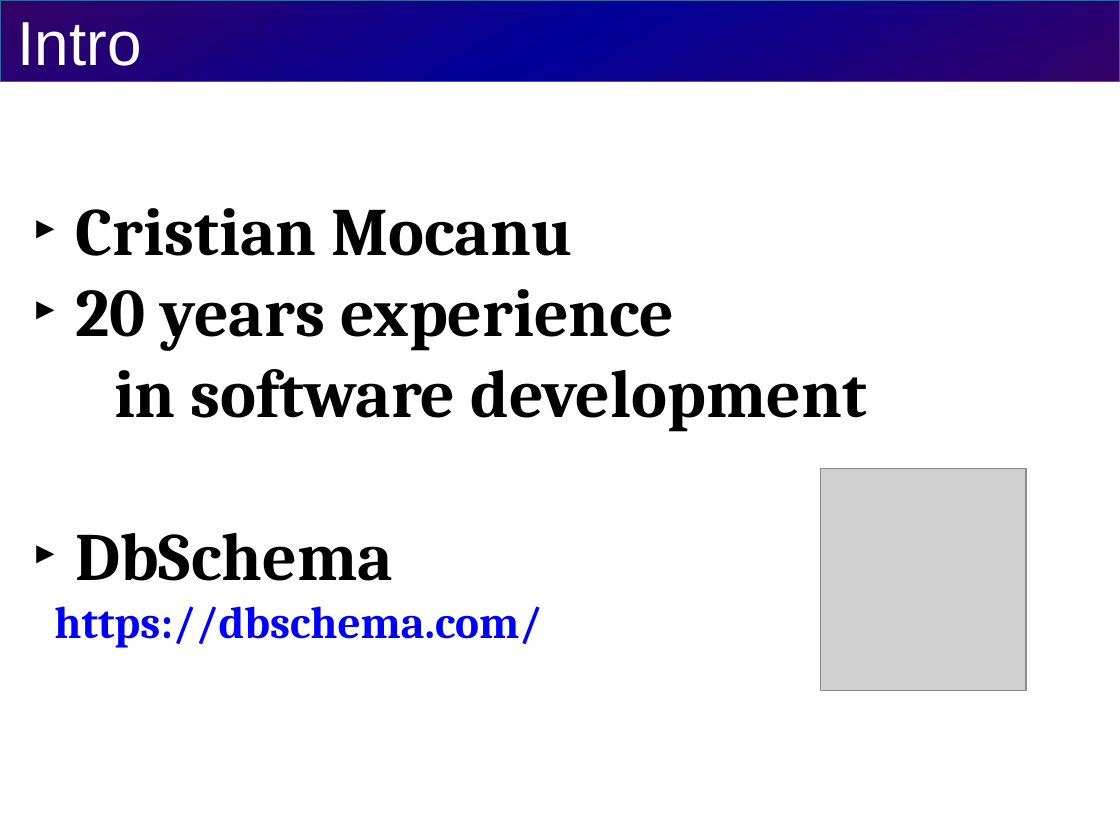
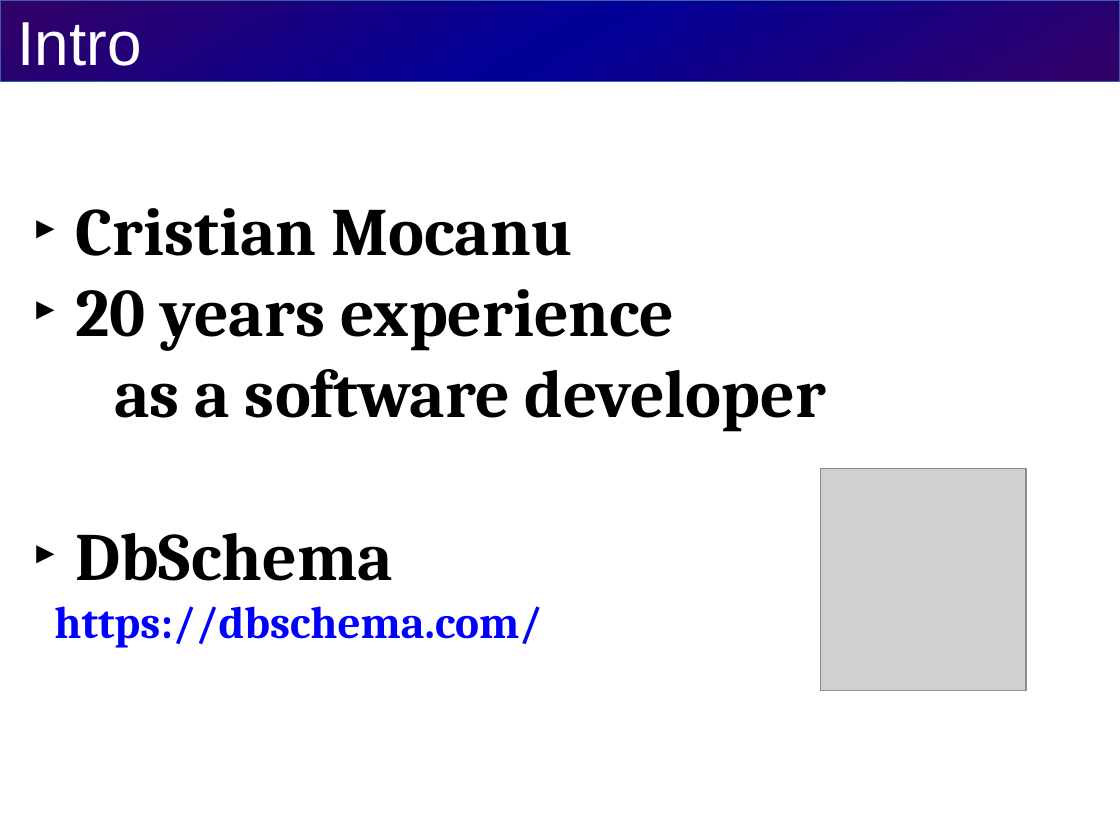
Before and after one commit to cvmocanu/clean-tests-presentation, a slide deck: slide 2 of src/presentation/clean-tests-presentation.odp. Drawn at 1120x840 pixels with LibreOffice and Linux fonts; fonts in the diff are those of the drawing; grey boxes stand for pictures. Boxes give left, top, right and bottom in pixels: in the first picture for what was removed or moved away, otherwise in the second. Text is boxed around its words. In the diff, an @@ line names an element or a change of style, - is before the commit and + after.

```diff
--- a/src/presentation/clean-tests-presentation.odp
+++ b/src/presentation/clean-tests-presentation.odp
@@ text at (x1=75, y1=289, x2=826, y2=432): text changed @@
-► 20 years experience
-  in software development
+► 20 years experience
+  as a software developer
```
Also in this commit, not shown: 3 other slides changed, 1 slide added, 9 slides removed, 1 other file.
